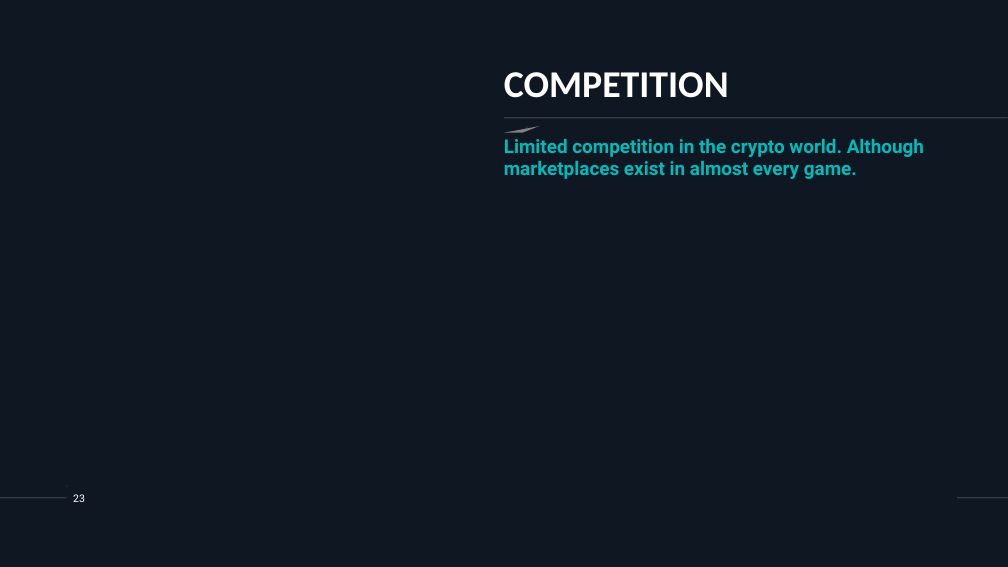
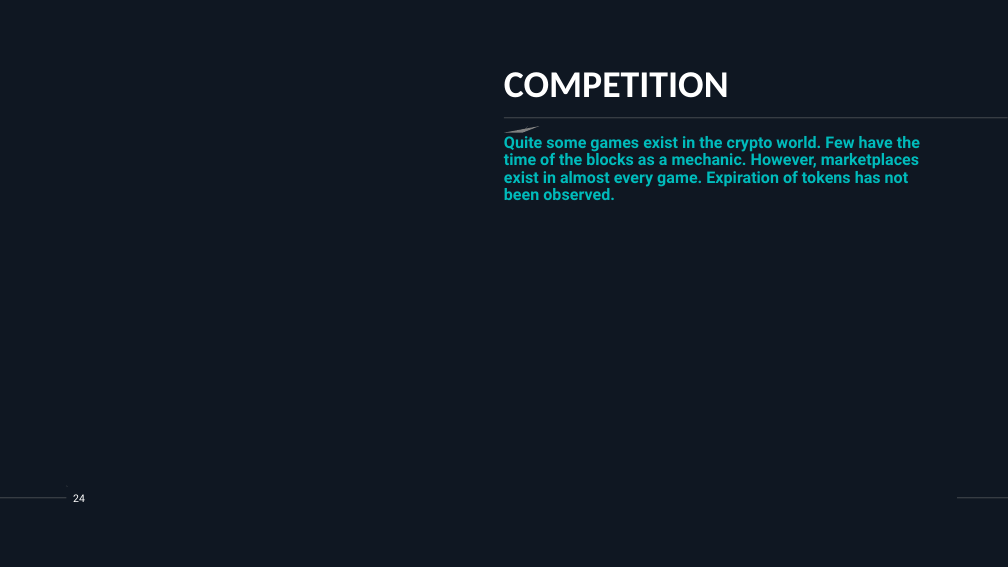
Before and after one commit to asotirov/dorahacks-berlin-hackaton-xnft, a slide deck: slide 24 of presentation.ppt (slide 23 before the commit). Drawn at 1008x567 pixels with LibreOffice and Linux fonts; fonts in the diff are those of the drawing. Boxes give left, top, right and bottom in pixels: in the first picture for what was removed or moved away, otherwise in the second. Text is boxed around its words. In the diff, an @@ line names an element or a change of style, - is before the commit and + after.

Commit message:
presentation

```diff
--- a/presentation.ppt
+++ b/presentation.ppt
@@ text at (504,136,920,200): text changed; size 18 to 15.3 pt @@
-Limited competition in the crypto world. Although marketplaces exist in almost every game.
+Quite some games exist in the crypto world. Few have the time of the blocks as a mechanic. However, marketplaces exist in almost every game. Expiration of tokens has not been observed.
@@ page number at (73,494,85,502): text changed @@
-23
+24
```
Also in this commit, not shown: 10 other slides changed, 8 slides added, 7 slides removed.
